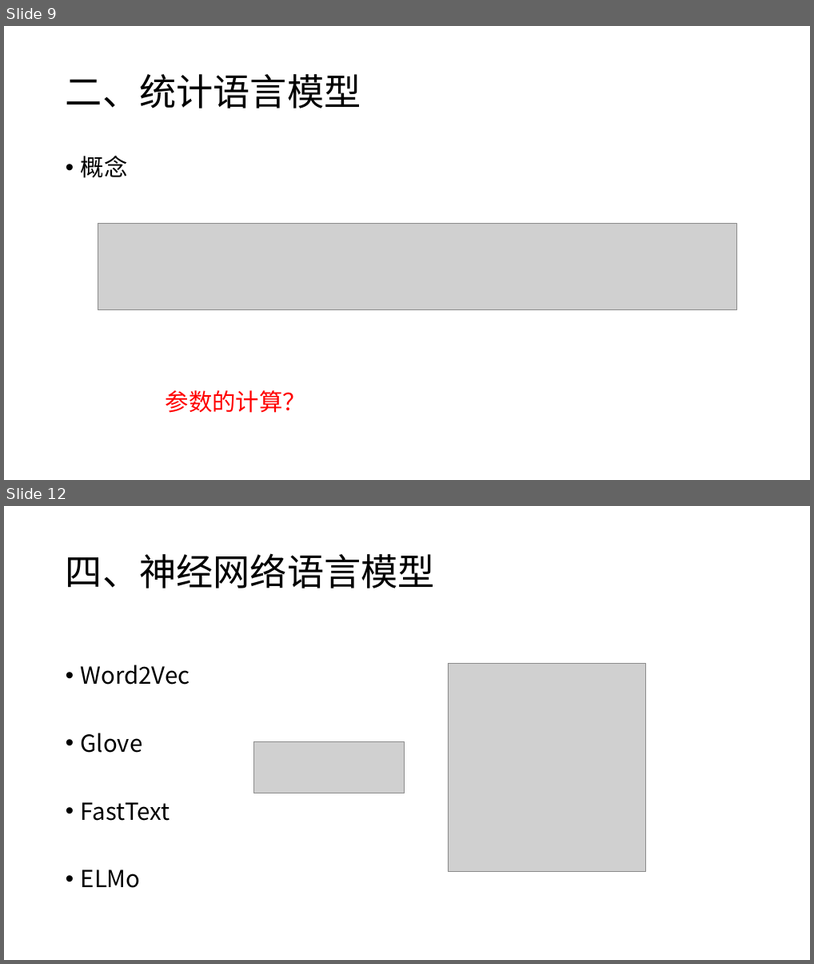
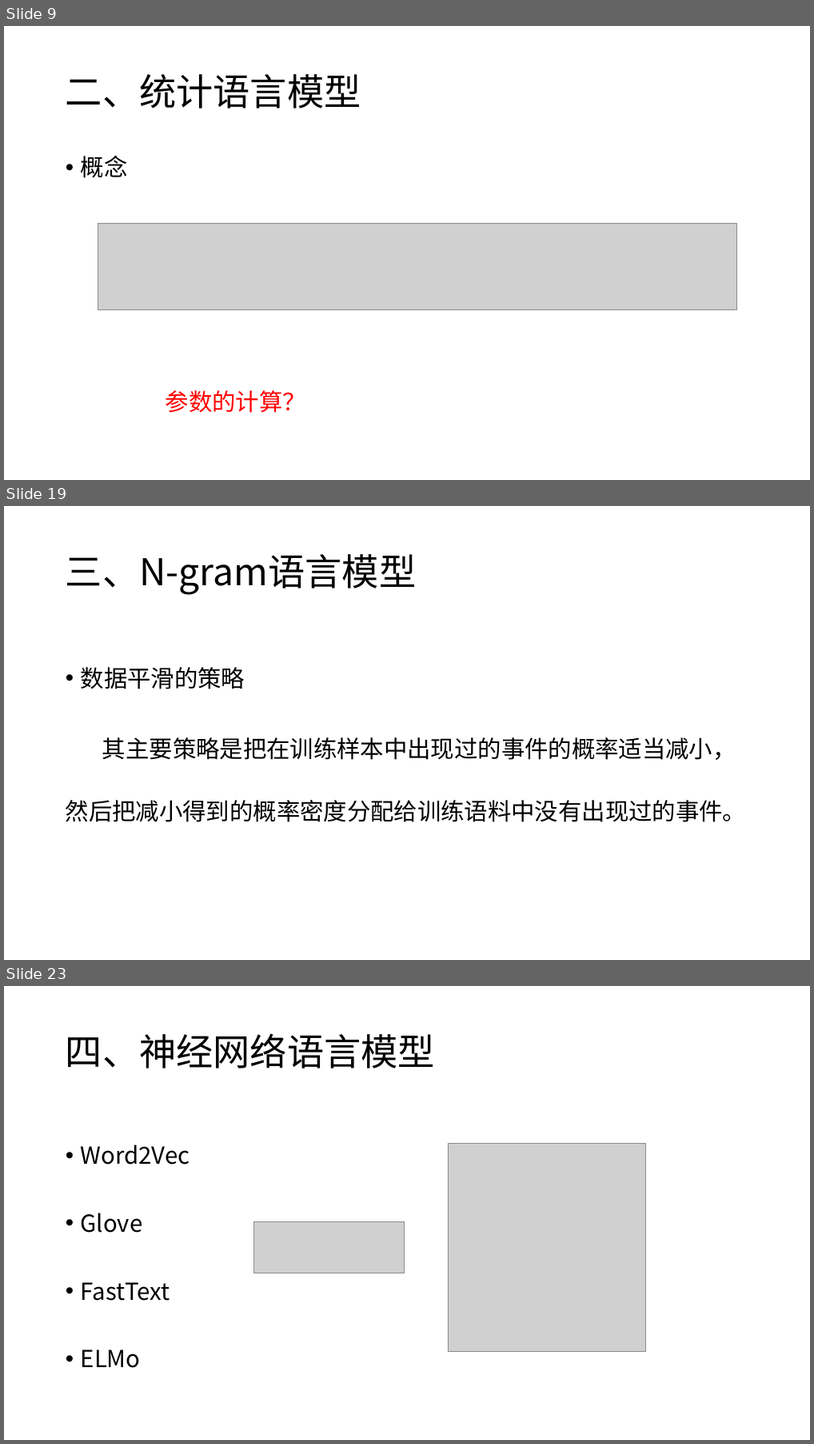
Before and after one commit to charlesXu86/Chatbot_CN, a slide deck: Chatbot_Doc/课程/NLP-4-语言模型.pptx. Shown one above the other, each under a label of ours: slides 9 and 12 before the commit, slides 9, 19 and 23 after it; the slides between them are not shown. The pictures are 814x964 and 814x1444 pixels, drawn with LibreOffice and Linux fonts; fonts in the diff are those of the drawing; grey boxes stand for pictures. Boxes give left, top, right and bottom in pixels: in the first picture for what was removed or moved away, otherwise in the second. Text is boxed around its words. In the diff, an @@ line names an element or a change of style, - is before the commit and + after.

Commit message:
语言模型

```diff
--- a/Chatbot_Doc/课程/NLP-4-语言模型.pptx
+++ b/Chatbot_Doc/课程/NLP-4-语言模型.pptx
@@ slide 19 added at [4, 506, 810, 960], background #FFFFFF @@
@@ title added at [66, 554, 416, 595], 44 pt, text #000000 @@
+三、N-gram语言模型
@@ text added at [66, 667, 746, 822], 28 pt, text #000000 @@
+• 数据平滑的策略
+其主要策略是把在训练样本中出现过的事件的概率适当减小，然后把减小得到的概率密度分配给训练语料中没有出现过的事件。
@@ what was slide 12 is now slide 23 @@
```
Also in this commit, not shown: 1 slide changed, 10 other slides added.
